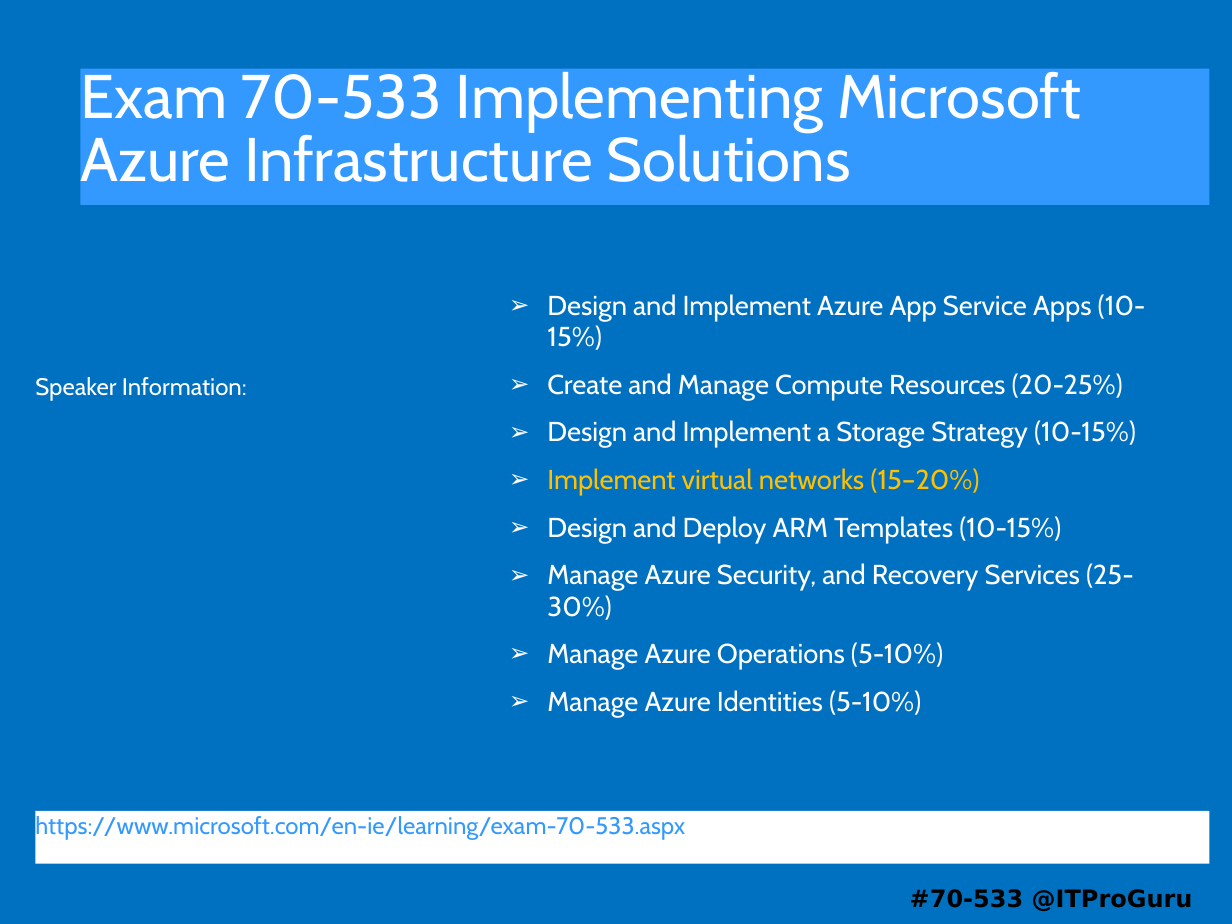
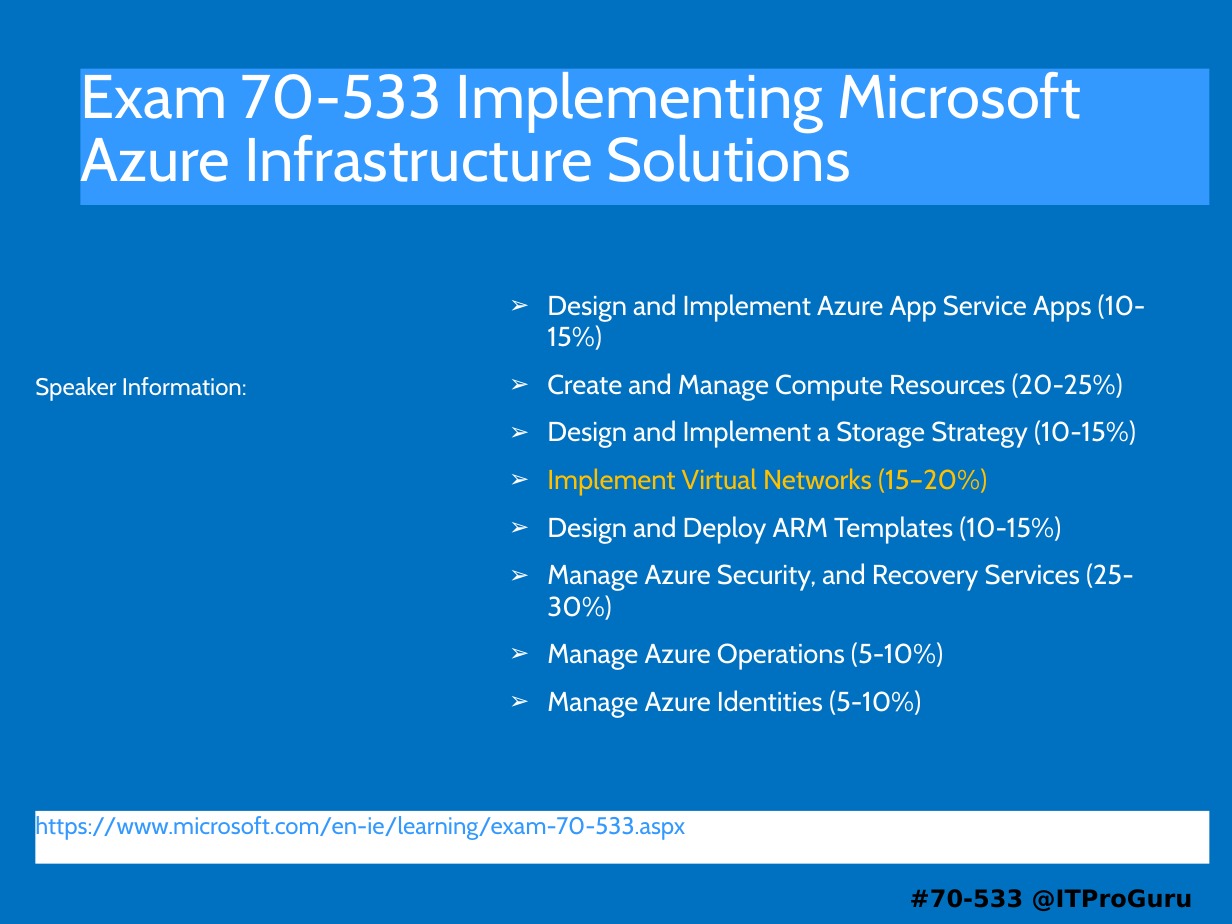
Before and after one commit to guruskill/70-533, a slide deck: slide 1 of 70-533-04-Network.pptx. Drawn at 1232x924 pixels with LibreOffice and Linux fonts; fonts in the diff are those of the drawing. Boxes give left, top, right and bottom in pixels: in the first picture for what was removed or moved away, otherwise in the second. Text is boxed around its words. In the diff, an @@ line names an element or a change of style, - is before the commit and + after.

```diff
--- a/70-533-04-Network.pptx
+++ b/70-533-04-Network.pptx
@@ subtitle at box(547, 468, 987, 495): text changed @@
-➢ Implement virtual networks (15–20%)
+➢ Implement Virtual Networks (15–20%)
```
Also in this commit, not shown: 4 slides added, 8 other files.
